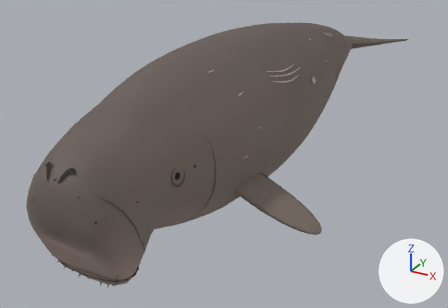
The glTF model assets/models/marine/dugong.glb: old version first, new version second.
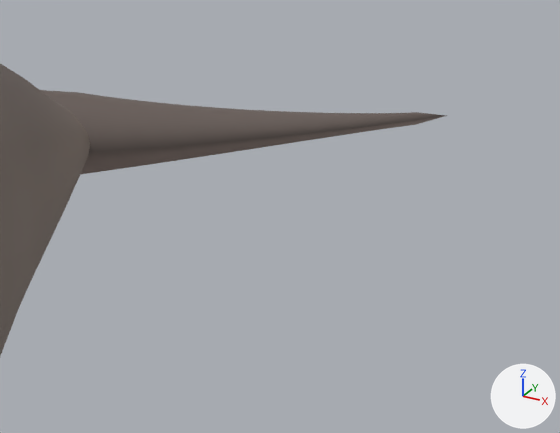
Old and new are each drawn whole from a camera (50 mm lens) standing at (0.429, -0.851, 0.323) and looking at (-0.032, -0.014, -0.096) and again close up on the part from 75% to 95% of the width and 7% to 29% of the height. Every picture has the same lights, and +X, +Y and +Z are marked at lower right. The older version's two pictures come first.

The older version as bpy lines, for what is in view:
```python
me_mesh_0 = bpy.data.meshes.new('Mesh_0')
me_mesh_0.from_pydata(...)  # 2805 vertices, 4762 faces; spans x -0.193..0.193, y -0.445..0.548, z -0.117..0.116
me_mesh_0.materials.append(mat_painted_skin)
ob_dugong_body = bpy.data.objects.new('dugong-body', me_mesh_0)
ob_dugong_body.location = (0.0, 0.0, 0.0)
```
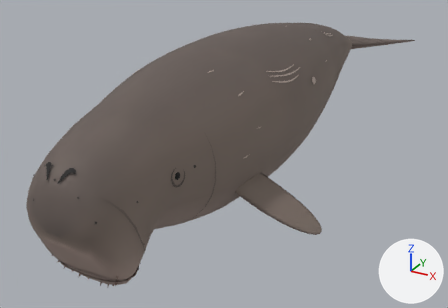
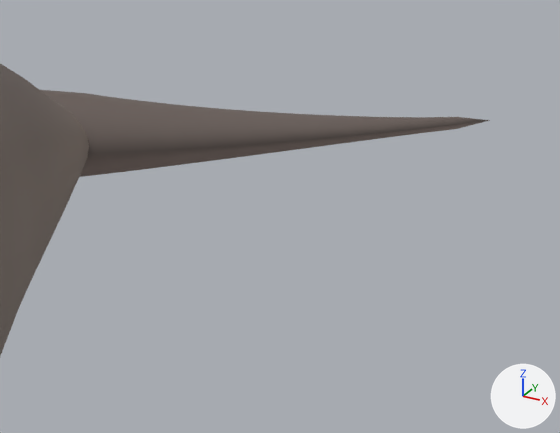
What differs and where, as boxes (x1, y1, x2, y2) in the close-ups (560 x 433 px; the box of a moved part takes in the faces that stretch with it):
'dugong-body', reshaped: before (0, 64, 447, 356); after (0, 64, 490, 356)
part 1 of me_mesh_0, moved or reshaped: before (40, 90, 447, 174); after (40, 90, 490, 177)

What the commit changed:
me_mesh_0 has 2805 vertices, 4762 faces and spans x -0.193..0.193, y -0.445..0.548, z -0.117..0.116.
me_mesh_0 is used by ob_dugong_body; location (0.0, 0.0, 0.0).
me_mesh_0 part 1: the loose piece of 292 vertices spanning x -0.13..0.13, y 0.416..0.548, z -0.017..0.018 is scaled about its middle by (1.12, 1, 1).
